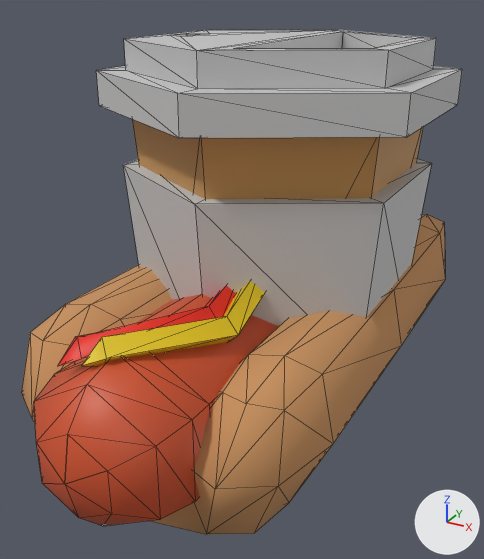
Renders of the glTF model assets/models/Holdables.glb from each side of a commit.
Camera for both pictures: a camera (50 mm lens) standing at (0.824, -1.714, 1.199) and looking at (-0.063, -0.1, 0.392). The lights are fixed; the arrows at lower right show +X, +Y and +Z. The older version comes first. Mesh edges are drawn as thin lines.

In view in the first picture: 'CoffeeCup', 'Hotdog'.
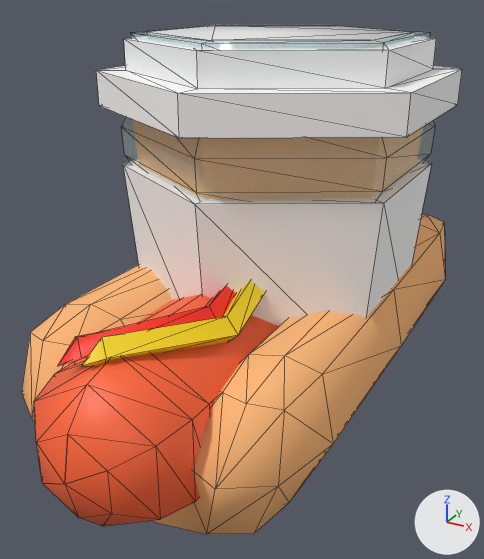
What the commit changed:
Material 'Material.001' (mat_material_001) changes colour from light grey #c8c8c8 to white #ffffff; in linear values from (0.578, 0.578, 0.578) to (1.0, 1.0, 1.0).
Material 'Brown' (mat_brown) changes colour from orange #c89353 to orange #ffbb6a; in linear values from (0.578, 0.29, 0.086) to (1.0, 0.495, 0.143).
Material 'Material.003' (mat_material_003) changes colour from orange #cd522c to orange #ff6637; in linear values from (0.61, 0.0845, 0.0257) to (1.0, 0.133, 0.0387).
Material 'Material.002' (mat_material_002) changes colour from orange #c89260 to orange #ffbb7a; in linear values from (0.578, 0.289, 0.116) to (1.0, 0.494, 0.195).
Material 'Material.005' (mat_material_005) is new.
Its base color is (0.8, 0.8, 0.8) (white #e7e7e7).
Material 'Material.007' (mat_material_007) is new.
Its base color is (1.0, 0.435, 0.0638) (orange #ffb047).
Its alpha is 0.426.
Material 'Material.006' (mat_material_006) is new.
Its base color is (0.599, 0.973, 1.0) (cyan #cbfcff).
Its roughness is 0.0761.
Its alpha is 0.211.
Mesh me_circle_002 is new.
It has 108 vertices, 212 faces and spans x -0.381..0.381, y -0.441..0.441, z 0.0..1.086.
Faces by material slot: [140, 56, 16].
It uses material mat_material_006 (cyan #cbfcff).
It uses material mat_material_007 (orange #ffb047).
It uses material mat_material_005 (white #e7e7e7).
Object 'BeerPint' (ob_beerpint) is new; it shows me_circle_002.
Its location is (0.0, 0.0, 0.0).

Where the change shows, as pixel boxes (x1, y1, x2, y2) in the pictures (484 x 559 px):
'CoffeeCup', recoloured (light grey to white)
    both: (96, 37, 462, 326)
'Hotdog', recoloured
    both: (21, 214, 445, 535)
'BeerPint', added
    after: (121, 25, 435, 201)
    faces in mat_material_006 (cyan #cbfcff): (121, 25, 435, 201)
    faces in mat_material_005 (white #e7e7e7): (146, 25, 414, 40)
